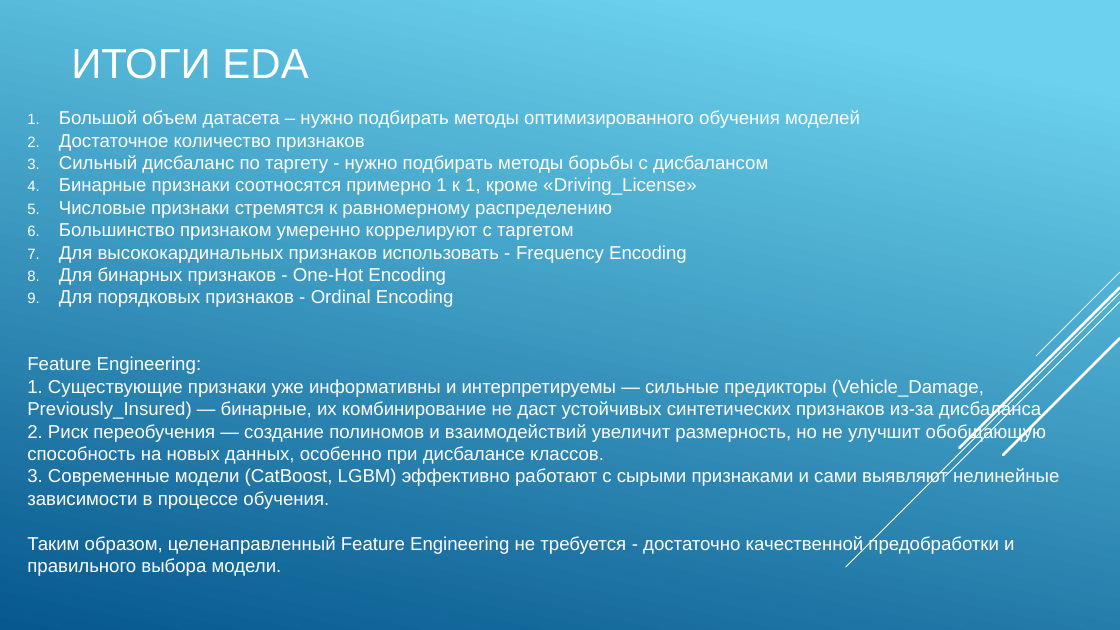
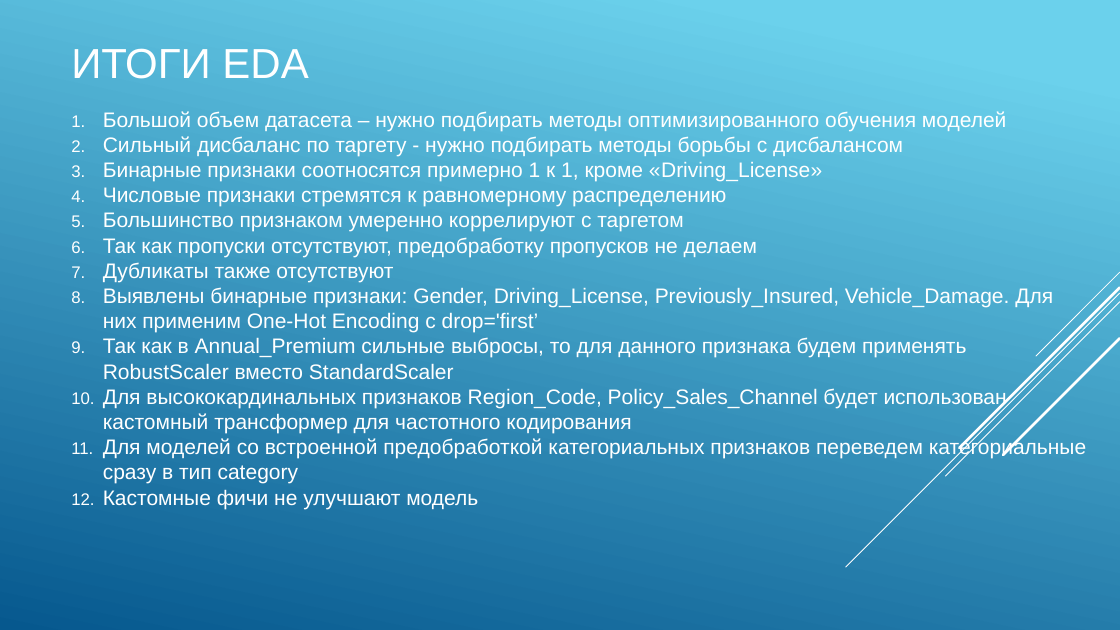
Before and after one commit to taysumova/urfu_ml, a slide deck: slide 9 of presentation.pptx (slide 8 before the commit). Drawn at 1120x630 pixels with LibreOffice and Linux fonts; fonts in the diff are those of the drawing. Boxes give left, top, right and bottom in pixels: in the first picture for what was removed or moved away, otherwise in the second. Text is boxed around its words. In the diff, an @@ line names an element or a change of style, - is before the commit and + after.

Commit message:
update presentation

```diff
--- a/presentation.pptx
+++ b/presentation.pptx
@@ text "Большой объем датасета – нужно ...": place and size @@
-text "Большой объем датасета – нужно ..." at [27,110,1059,576]
+text "Большой объем датасета – нужно ..." at [103,111,1086,509]
@@ text at [103,111,1007,232]: size 16 to 18 pt in "Большой объем датасета – нужно подбирать методы ...", "Сильный дисбаланс по таргету - нужно подбирать ...", "Бинарные признаки соотносятся примерно 1 к 1, ...", "Числовые признаки стремятся к равномерному распределению" and 1 more places @@
@@ text at [59,134,365,151]: paragraph removed @@
-2. Достаточное количество признаков
@@ text at [103,237,1086,509]: text changed; size 16 to 18 pt @@
-7. Для высококардинальных признаков использовать - Frequency Encoding
-8. Для бинарных признаков - One-Hot Encoding
-9. Для порядковых признаков - Ordinal Encoding
-Feature Engineering:
-1. Существующие признаки уже информативны и интерпретируемы — сильные предикторы (Vehicle_Damage, Previously_Insured) — бинарные, их комбинирование не даст устойчивых синтетических признаков из-за дисбаланса.
-2. Риск переобучения — создание полиномов и взаимодействий увеличит размерность, но не улучшит обобщающую способность на новых данных, особенно при дисбалансе классов.
-3. Современные модели (CatBoost, LGBM) эффективно работают с сырыми признаками и сами выявляют нелинейные зависимости в процессе обучения.
-Таким образом, целенаправленный Feature Engineering не требуется - достаточно качественной предобработки и правильного выбора модели.
+6. Так как пропуски отсутствуют, предобработку пропусков не делаем
+7. Дубликаты также отсутствуют
+8. Выявлены бинарные признаки: Gender, Driving_License, Previously_Insured, Vehicle_Damage. Для них применим One-Hot Encoding с drop='first’
+9. Так как в Annual_Premium сильные выбросы, то для данного признака будем применять RobustScaler вместо StandardScaler
+10. Для высококардинальных признаков Region_Code, Policy_Sales_Channel будет использован кастомный трансформер для частотного кодирования
+11. Для моделей со встроенной предобработкой категориальных признаков переведем категориальные сразу в тип category
+12. Кастомные фичи не улучшают модель
```
Also in this commit, not shown: 6 other slides changed, 3 slides added, 3 slides removed.
